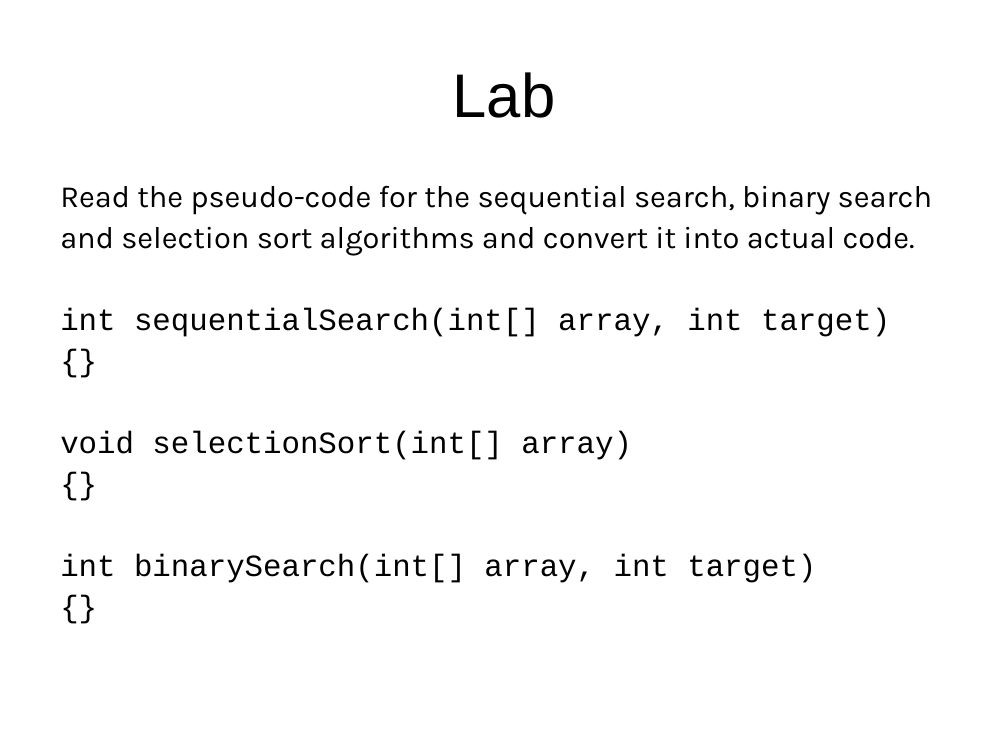
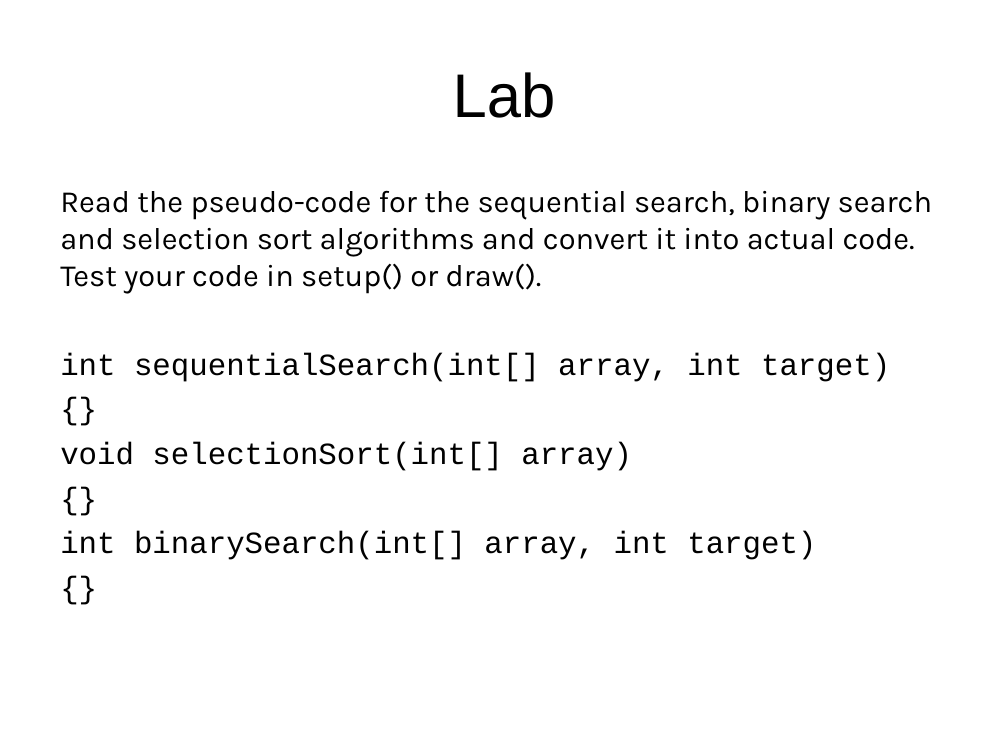
Before and after one commit to LongBaoNguyen/longbaonguyen.github.io, a slide deck: slide 33 of courses/apcsp/lecture15.ppt. Drawn at 1008x756 pixels with LibreOffice and Linux fonts; fonts in the diff are those of the drawing; background and template pictures are left out. Boxes give left, top, right and bottom in pixels: in the first picture for what was removed or moved away, otherwise in the second. Text is boxed around its words. In the diff, an @@ line names an element or a change of style, - is before the commit and + after.

```diff
--- a/courses/apcsp/lecture15.ppt
+++ b/courses/apcsp/lecture15.ppt
@@ text at [60,190,932,293]: text changed @@
-Read the pseudo-code for the sequential search, binary search
-and selection sort algorithms and convert it into actual code.
+Read the pseudo-code for the sequential search, binary search and selection sort algorithms and convert it into actual code. Test your code in setup() or draw().
@@ text at [60,353,890,560]: line spacing 0.9 to 1 @@
```
Also in this commit, not shown: 1 other slide changed, 13 other files.
